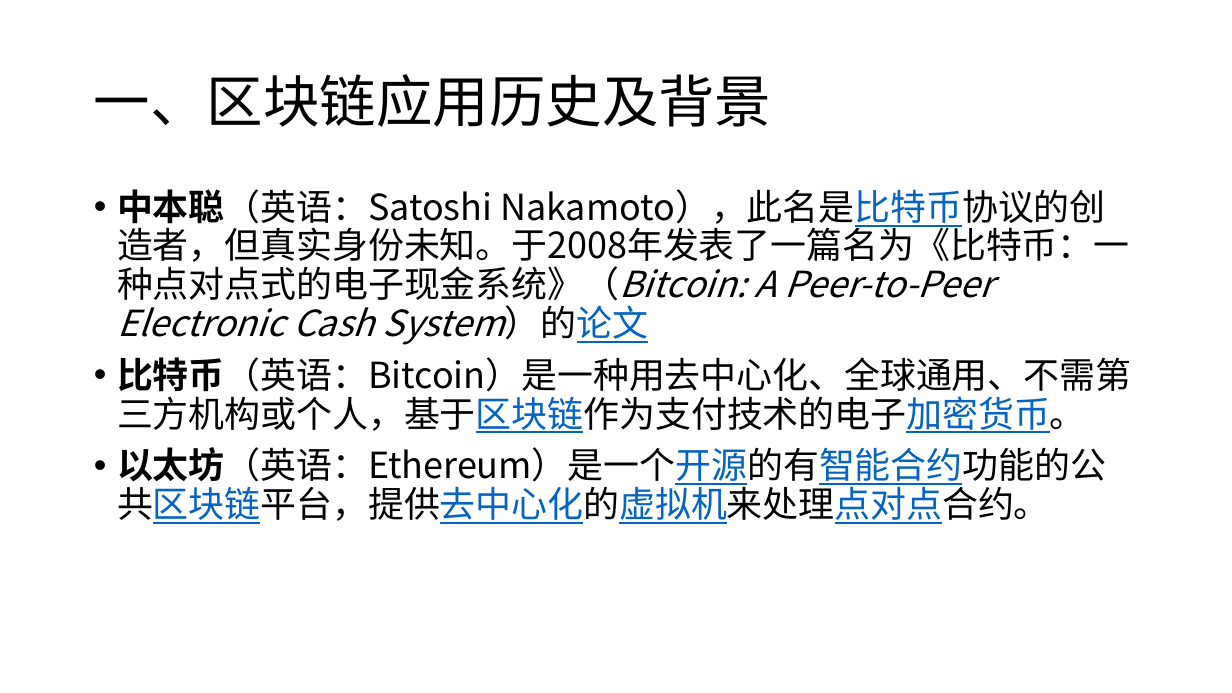
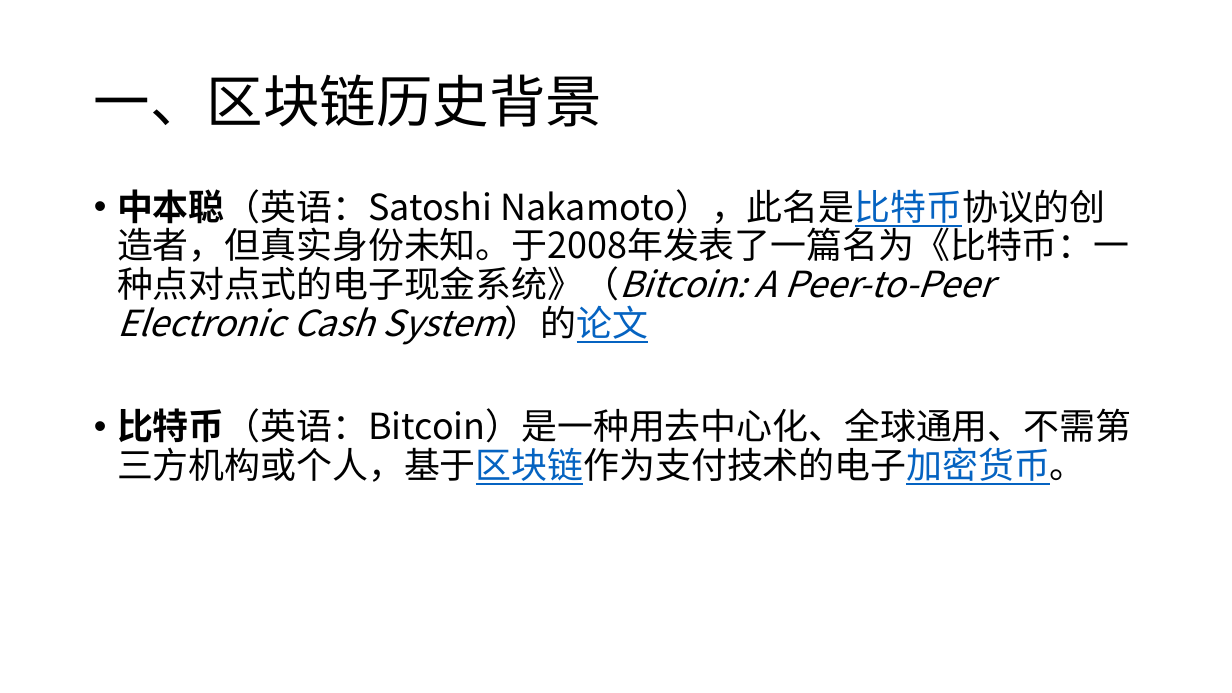
Before and after one commit to tdmm/blockchainppt, a slide deck: slide 3 of blockchain_intrduce.pptx. Drawn at 1232x693 pixels with LibreOffice and Linux fonts; fonts in the diff are those of the drawing. Boxes give left, top, right and bottom in pixels: in the first picture for what was removed or moved away, otherwise in the second. Text is boxed around its words. In the diff, an @@ line names an element or a change of style, - is before the commit and + after.

```diff
--- a/blockchain_intrduce.pptx
+++ b/blockchain_intrduce.pptx
@@ title at [94,74,602,127]: text changed @@
-一、区块链应用历史及背景
+一、区块链历史背景
@@ text at [117,447,1106,524]: paragraph removed @@
-• 以太坊（英语：Ethereum）是一个开源的有智能合约功能的公共区块链平台，提供去中心化的虚拟机来处理点对点合约。
```
Also in this commit, not shown: 6 other slides changed, 11 slides added, 11 slides removed.
